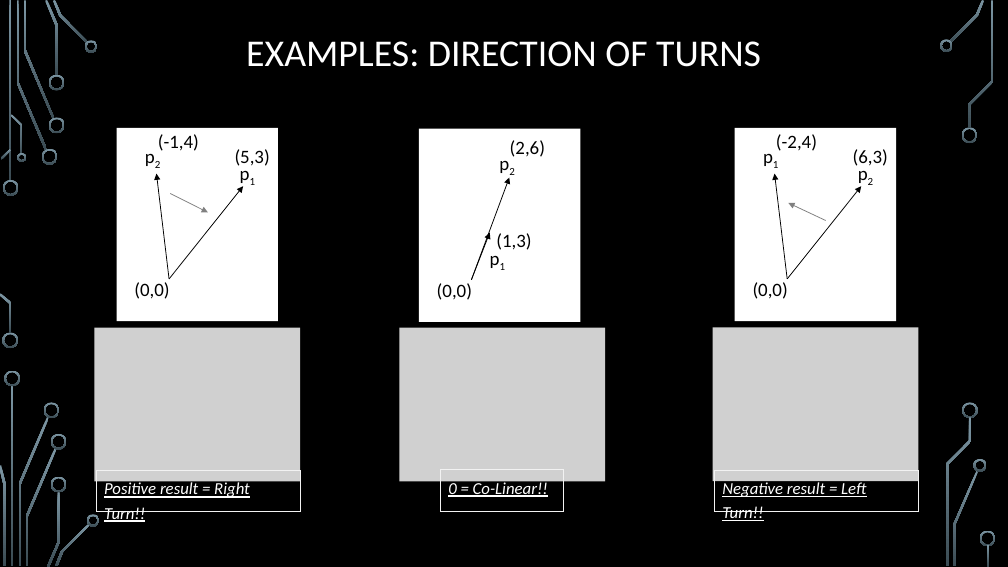
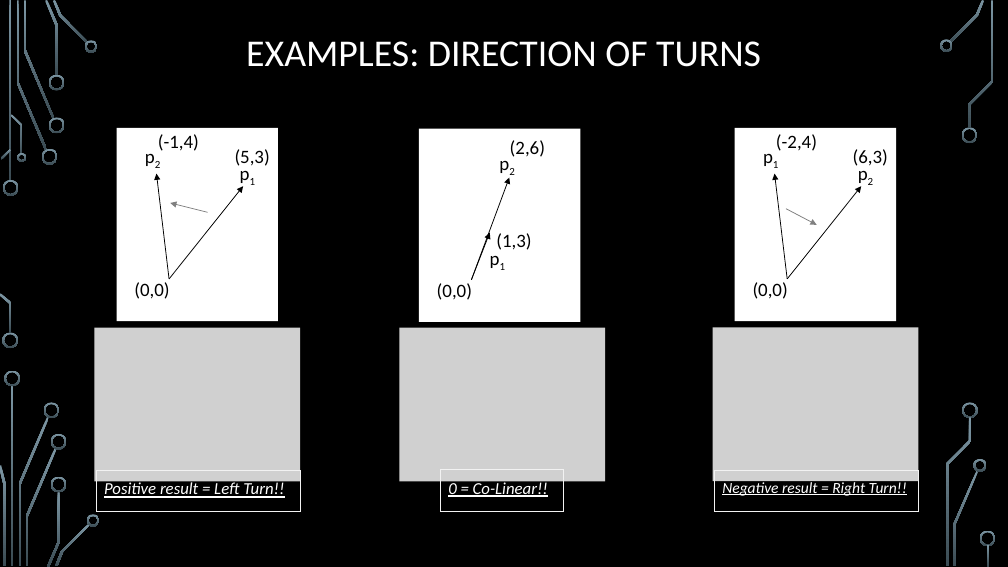
Before and after one commit to janiceeguo/advAlgo, a slide deck: slide 8 of slides/ComputationalGeom-part1-Intersections.pptx. Drawn at 1008x567 pixels with LibreOffice and Linux fonts; fonts in the diff are those of the drawing; grey boxes stand for pictures; background and template pictures are left out. Boxes give left, top, right and bottom in pixels: in the first picture for what was removed or moved away, otherwise in the second. Text is boxed around its words. In the diff, an @@ line names an element or a change of style, - is before the commit and + after.

```diff
--- a/slides/ComputationalGeom-part1-Intersections.pptx
+++ b/slides/ComputationalGeom-part1-Intersections.pptx
@@ arrow moved from (170, 194) - (208, 212) to (208, 212) - (170, 203) @@
@@ arrow moved from (826, 221) - (789, 203) to (786, 209) - (817, 225) @@
@@ text in rectangle at [722,479,907,496]: text changed; size 16 to 14.8 pt @@
-Negative result = Left Turn!!
+Negative result = Right Turn!!
@@ text in rectangle at [104,481,284,498]: text changed @@
-Positive result = Right Turn!!
+Positive result = Left Turn!!
```
Also in this commit, not shown: 7 other slides changed, 1 slide added, 1 slide removed, 3 other files.
